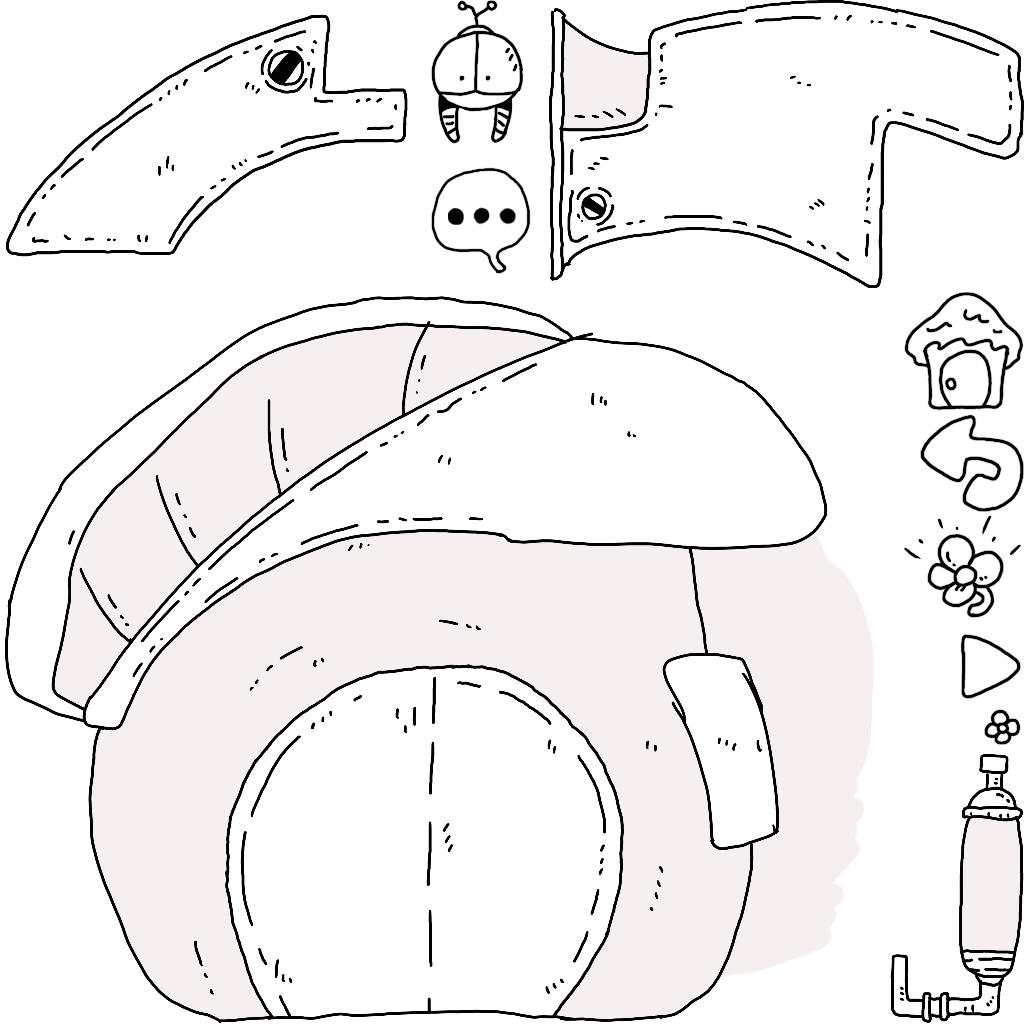
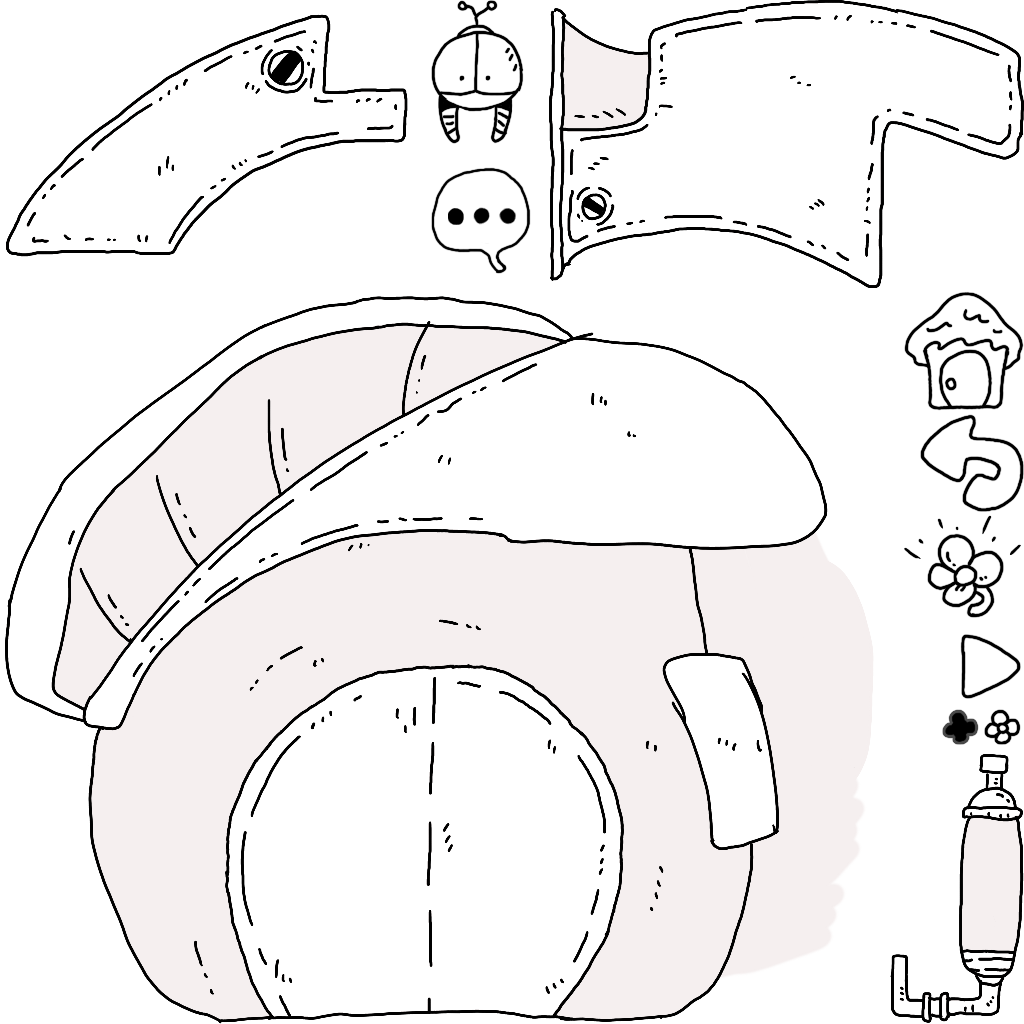
Two versions of the same layered image (1024x1024). Layer-by-layer changes:
added group "花アイコン のコピー" with 3 layers above "花アイコン" over bbox(942, 709, 979, 745)
added layer "レイヤー 160" in group "花アイコン のコピー" over bbox(949, 718, 971, 741)
added layer "レイヤー 19" (1st of 4, in "花アイコン のコピー") in group "花アイコン のコピー" over bbox(942, 709, 979, 745)
added layer "レイヤー 19" (2nd of 4, in "花アイコン のコピー") in group "花アイコン のコピー" over bbox(942, 709, 979, 745)
